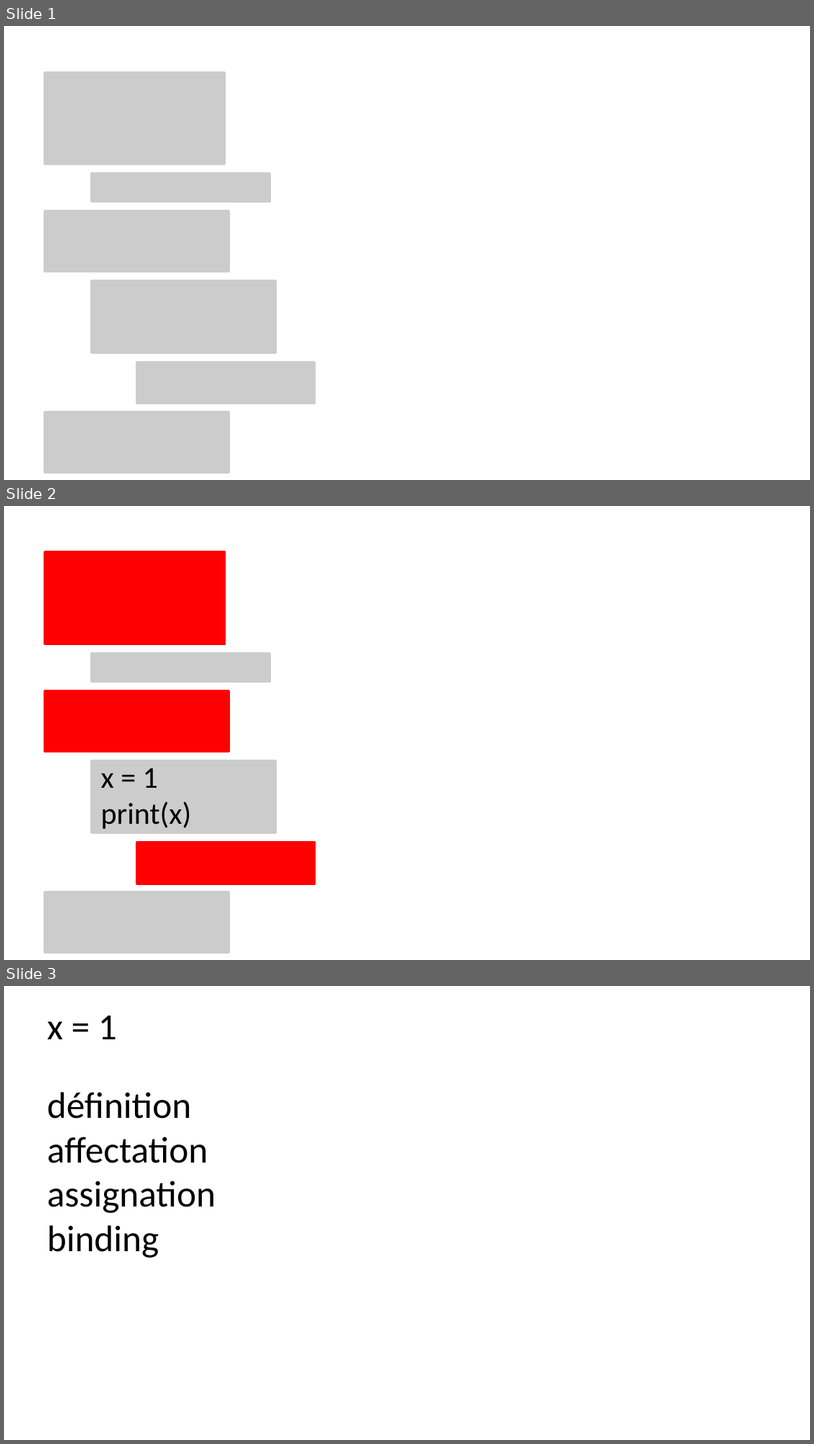
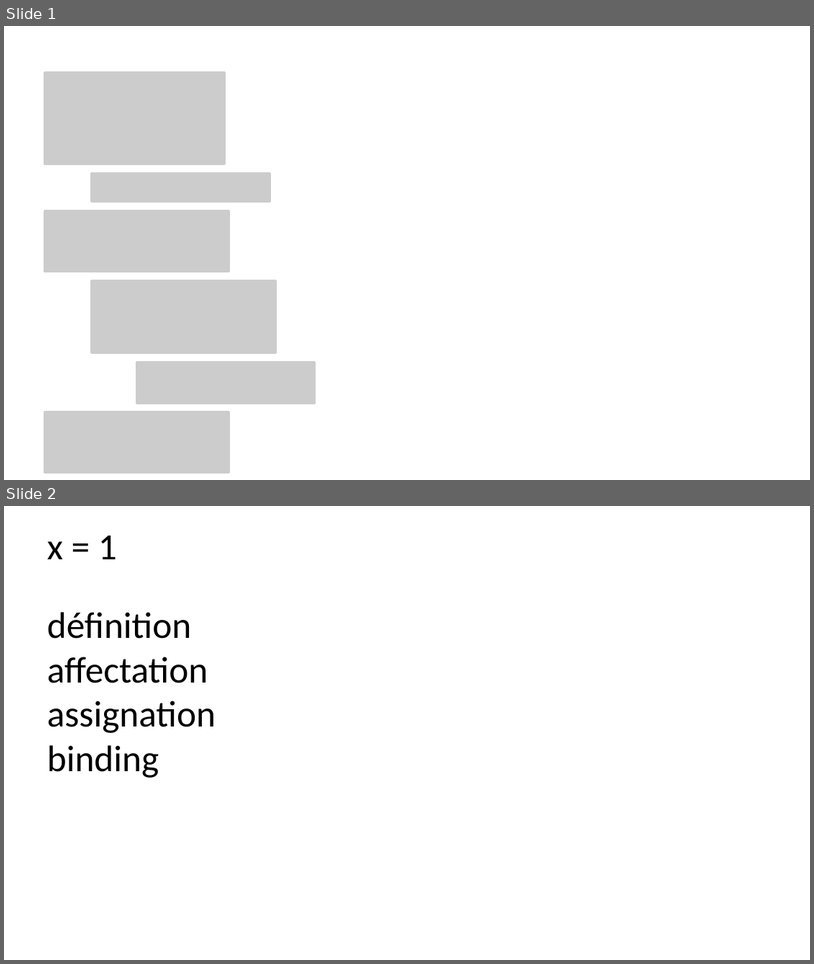
Before and after one commit to parmentelat/flotpython-archive, a slide deck: w4/w4-s4-av-slide1.pptx. Shown one above the other, each under a label of ours: slides 1, 2 and 3 before the commit, slides 1 and 2 after it. The pictures are 814x1444 and 814x964 pixels, drawn with LibreOffice and Linux fonts; fonts in the diff are those of the drawing. Boxes give left, top, right and bottom in pixels: in the first picture for what was removed or moved away, otherwise in the second. Text is boxed around its words. In the diff, an @@ line names an element or a change of style, - is before the commit and + after.

```diff
--- a/w4/w4-s4-av-slide1.pptx
+++ b/w4/w4-s4-av-slide1.pptx
@@ slide 2 removed at bbox=[4, 506, 810, 960], background #FFFFFF @@
@@ rectangle removed at bbox=[45, 553, 225, 644] @@
@@ rectangle removed at bbox=[45, 552, 225, 644] @@
@@ rectangle removed at bbox=[92, 653, 271, 681] @@
@@ rectangle removed at bbox=[45, 691, 229, 751] @@
@@ rectangle removed at bbox=[92, 761, 276, 833] @@
@@ text removed at bbox=[101, 768, 192, 829] @@
-x = 1
-print(x)
@@ rectangle removed at bbox=[137, 842, 315, 883] @@
@@ rectangle removed at bbox=[137, 842, 315, 883] @@
@@ rectangle removed at bbox=[45, 892, 229, 952] @@
@@ what was slide 3 is now slide 2 @@
```
Also in this commit, not shown: 5 other files.
